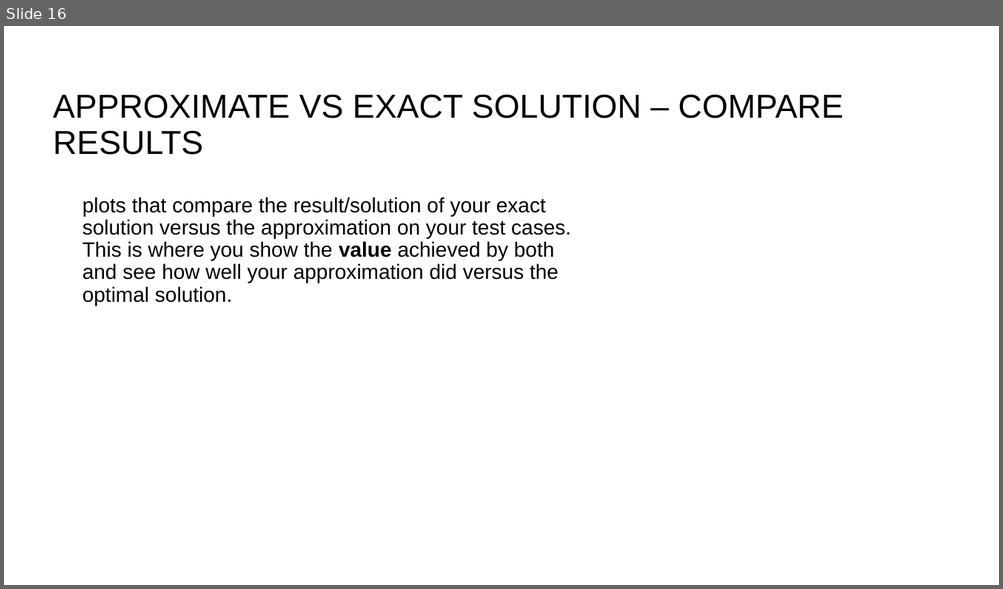
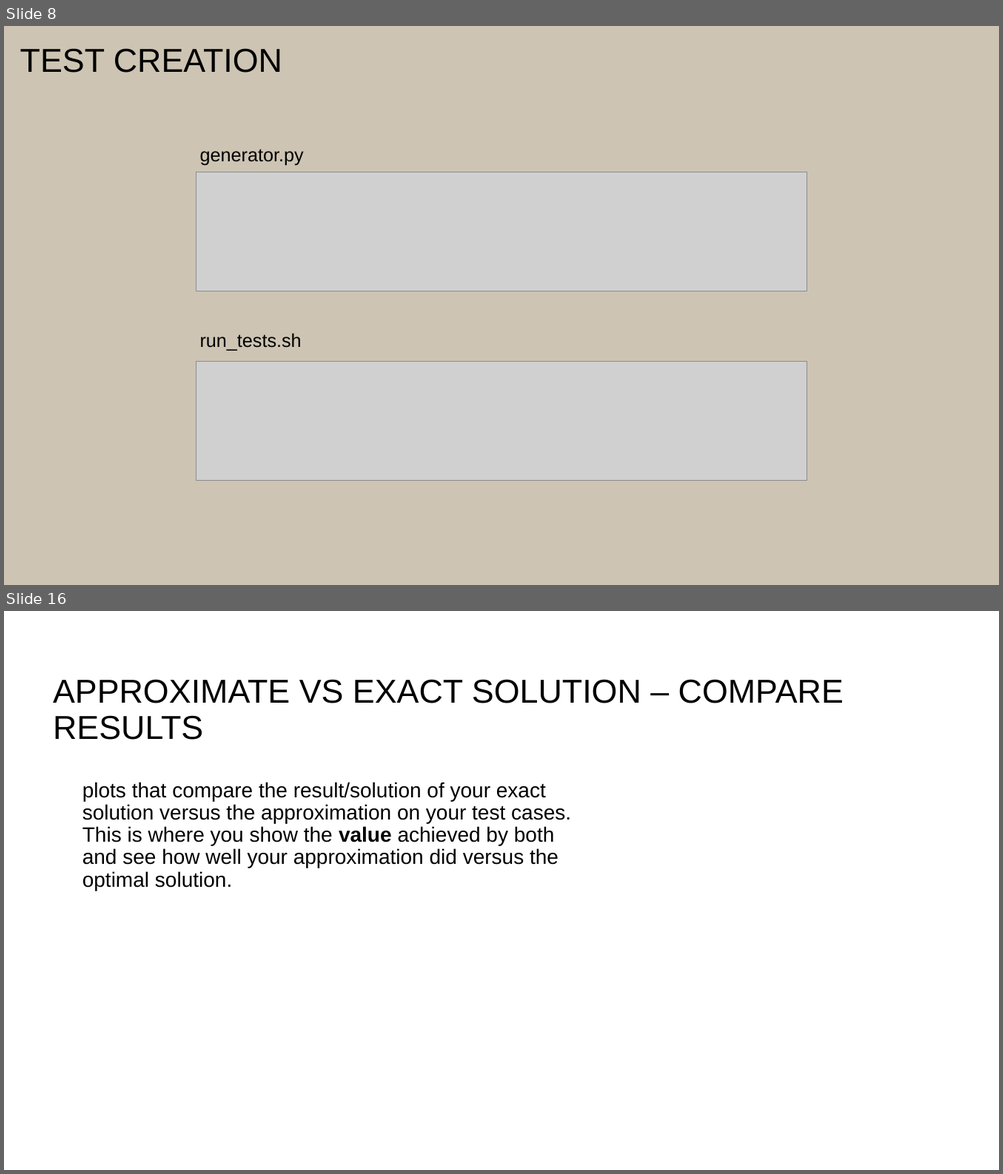
Before and after one commit to PictureOfGray/CS412-Team-NAME, a slide deck: presentations/TeamNAMETSP.pptx. Shown one above the other, each under a label of ours: slide 16 before the commit, slides 8 and 16 after it; the slides between them are not shown. The pictures are 1003x589 and 1003x1174 pixels, drawn with LibreOffice and Linux fonts; fonts in the diff are those of the drawing; grey boxes stand for pictures; background and template pictures are left out. Boxes give left, top, right and bottom in pixels: in the first picture for what was removed or moved away, otherwise in the second. Text is boxed around its words. In the diff, an @@ line names an element or a change of style, - is before the commit and + after.

```diff
--- a/presentations/TeamNAMETSP.pptx
+++ b/presentations/TeamNAMETSP.pptx
@@ slide 8 added at bbox=[4, 26, 999, 585], background #CDC4B3 @@
@@ title added at bbox=[20, 48, 282, 73], 32 pt, text #000000 @@
+TEST CREATION
@@ text added at bbox=[200, 149, 304, 166], 18 pt, text #000000 @@
+          generator.py
@@ picture added at bbox=[196, 173, 807, 292] @@
@@ text added at bbox=[200, 333, 301, 351], 18 pt, text #000000 @@
+run_tests.sh
@@ picture added at bbox=[196, 362, 807, 481] @@
```
Also in this commit, not shown: 17 slides changed, 4 other slides added, 9 slides removed.
